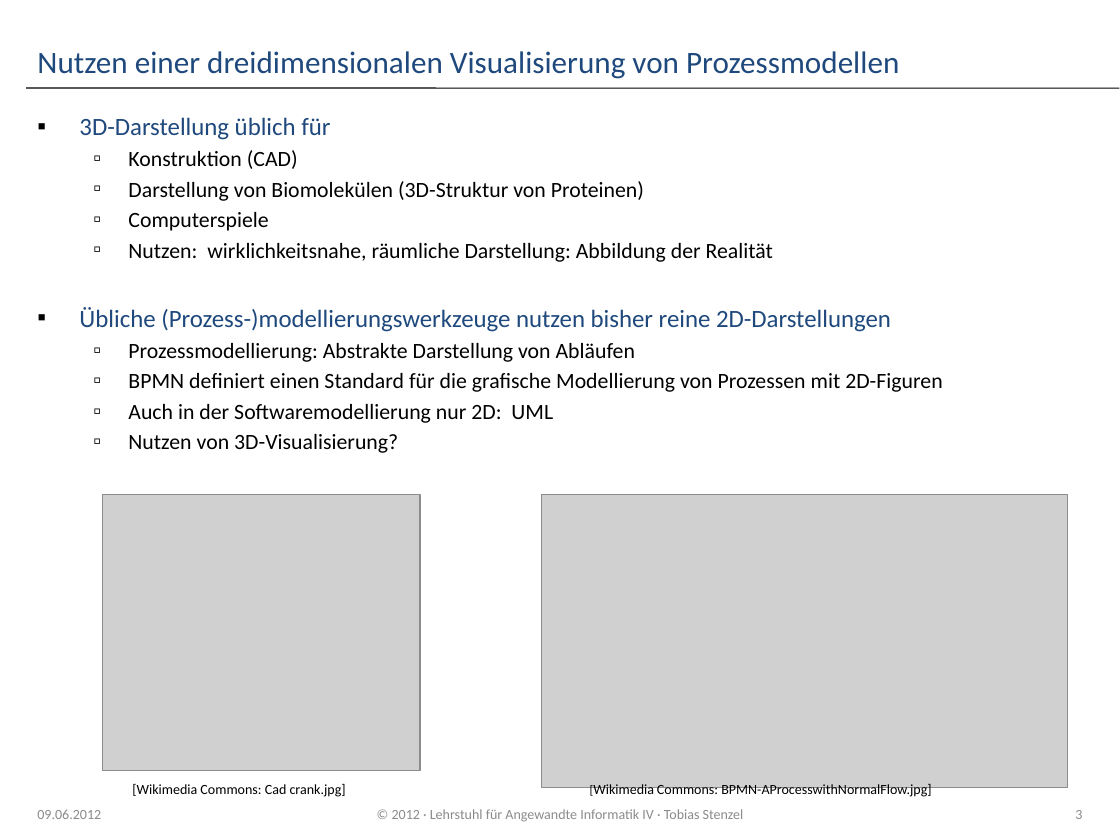
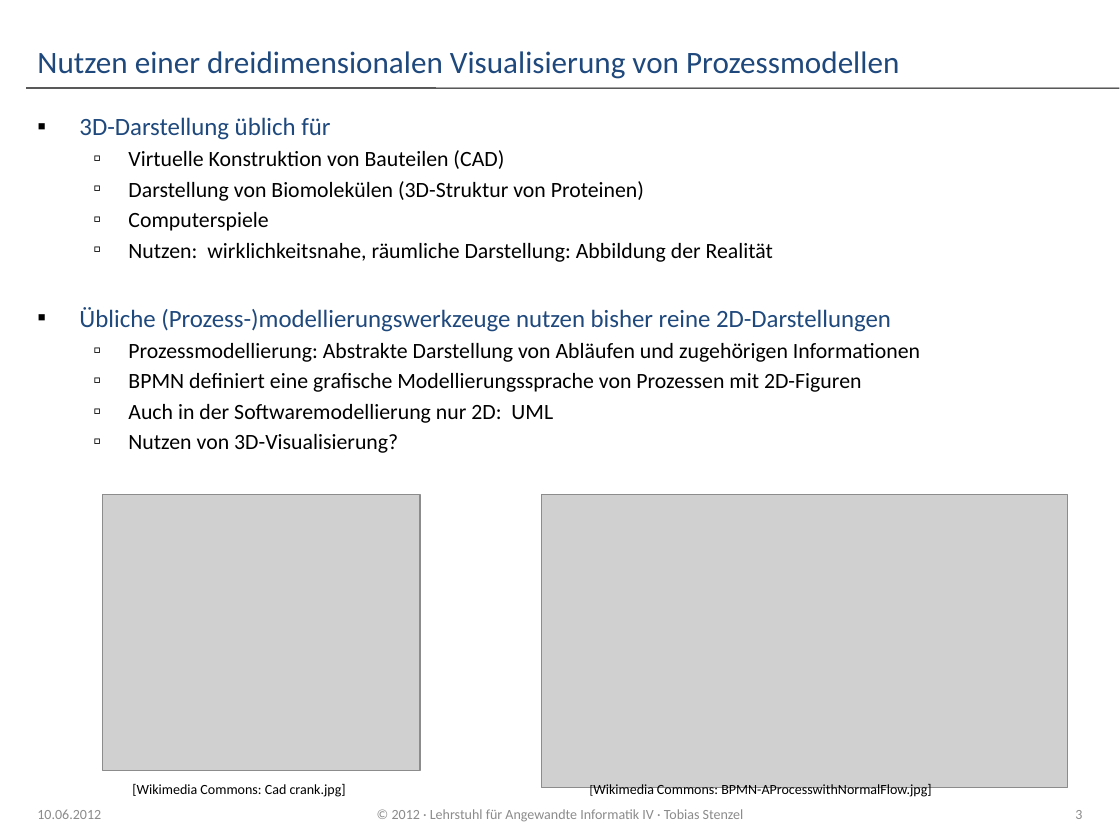
Before and after one commit to dpausp/ba-thesis, a slide deck: slide 3 of Praesentation_IPM3D.pptx. Drawn at 1120x840 pixels with LibreOffice and Linux fonts; fonts in the diff are those of the drawing; grey boxes stand for pictures; background and template pictures are left out. Boxes give left, top, right and bottom in pixels: in the first picture for what was removed or moved away, otherwise in the second. Text is boxed around its words. In the diff, an @@ line names an element or a change of style, - is before the commit and + after.

```diff
--- a/Praesentation_IPM3D.pptx
+++ b/Praesentation_IPM3D.pptx
@@ text at [128, 150, 504, 169]: text changed @@
-  ▫ Konstruktion (CAD)
+  ▫ Virtuelle Konstruktion von Bauteilen (CAD)
@@ text at [128, 343, 920, 392]: text changed @@
-  ▫ Prozessmodellierung: Abstrakte Darstellung von Abläufen
-  ▫ BPMN definiert einen Standard für die grafische Modellierung von Prozessen mit 2D-Figuren
+  ▫ Prozessmodellierung: Abstrakte Darstellung von Abläufen und zugehörigen Informationen
+  ▫ BPMN definiert eine grafische Modellierungssprache von Prozessen mit 2D-Figuren
@@ text at [37, 809, 101, 819]: text changed @@
-09.06.2012
+10.06.2012
```
Also in this commit, not shown: 27 other slides changed, 2 slides added, 3 slides removed, 1 other file.
